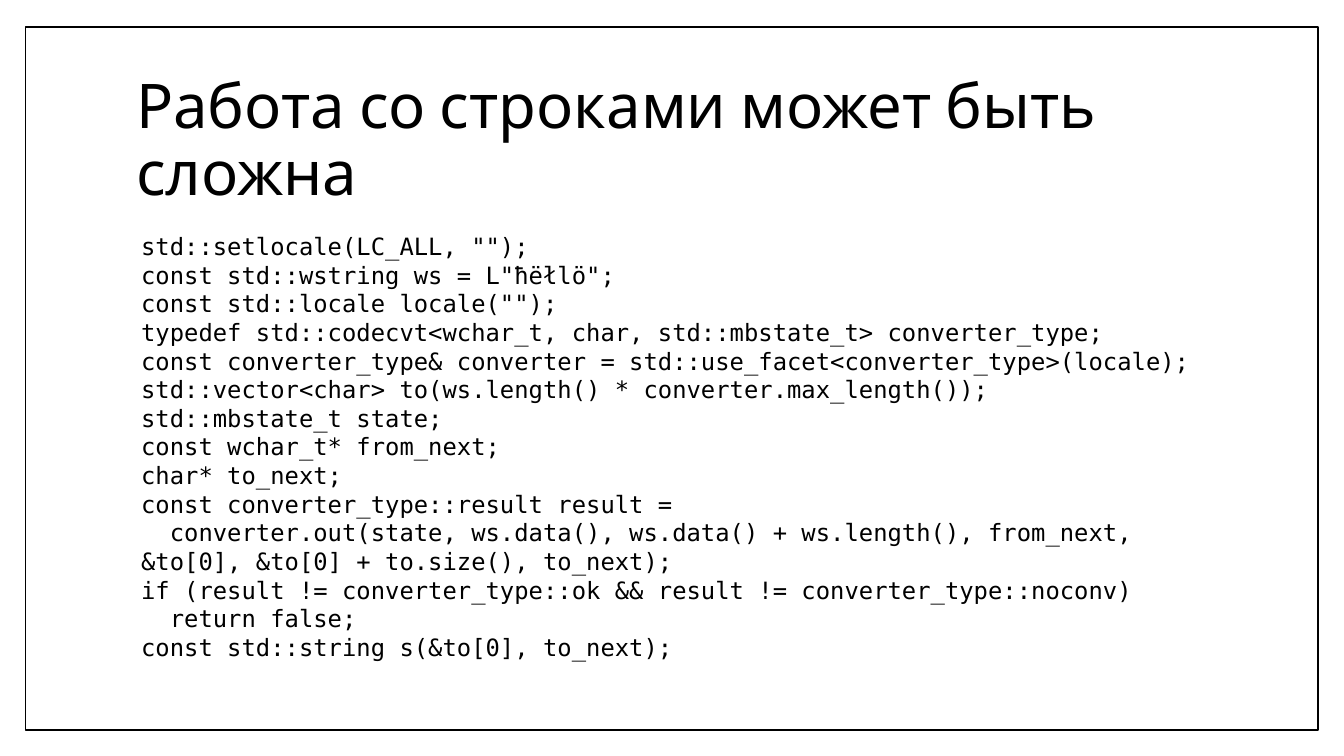
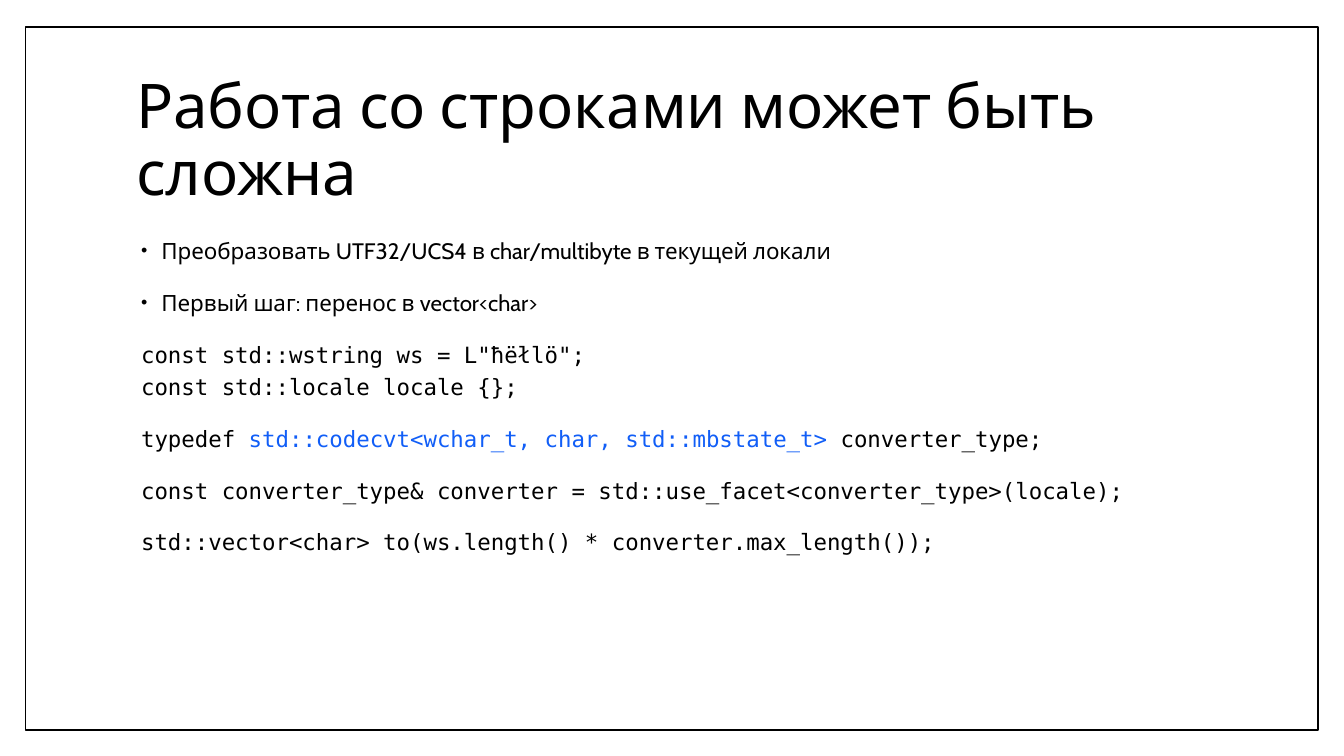
Before and after one commit to MIPT-ILab/cpp-lects-rus, a slide deck: slide 76 of slides/lec2-5-iostreams-locales.pptx (slide 67 before the commit). Drawn at 1344x756 pixels with LibreOffice and Linux fonts; fonts in the diff are those of the drawing. Boxes give left, top, right and bottom in pixels: in the first picture for what was removed or moved away, otherwise in the second. Text is boxed around its words. In the diff, an @@ line names an element or a change of style, - is before the commit and + after.

```diff
--- a/slides/lec2-5-iostreams-locales.pptx
+++ b/slides/lec2-5-iostreams-locales.pptx
@@ text at (141,242,1123,556): text changed; size 17.1 to 16 pt @@
-std::setlocale(LC_ALL, "");
-const std::wstring ws = L"ħëłlö";
-const std::locale locale("");
-typedef std::codecvt<wchar_t, char, std::mbstate_t> converter_type;
-const converter_type& converter = std::use_facet<converter_type>(locale);
-std::vector<char> to(ws.length() * converter.max_length());
-std::mbstate_t state;
-const wchar_t* from_next;
-char* to_next;
-const converter_type::result result =
-converter.out(state, ws.data(), ws.data() + ws.length(), from_next, &to[0], &to[0] + to.size(), to_next);
-if (result != converter_type::ok && result != converter_type::noconv)
-return false;
-const std::string s(&to[0], to_next);
+• Преобразовать UTF32/UCS4 в char/multibyte в текущей локали
+• Первый шаг: перенос в vector<char>
+const std::wstring ws = L"ħëłlö";
+const std::locale locale {};
+typedef std::codecvt<wchar_t, char, std::mbstate_t> converter_type;
+const converter_type& converter = std::use_facet<converter_type>(locale);
+std::vector<char> to(ws.length() * converter.max_length());
```
Also in this commit, not shown: 12 other slides changed, 16 slides added, 6 slides removed, 5 other files.
